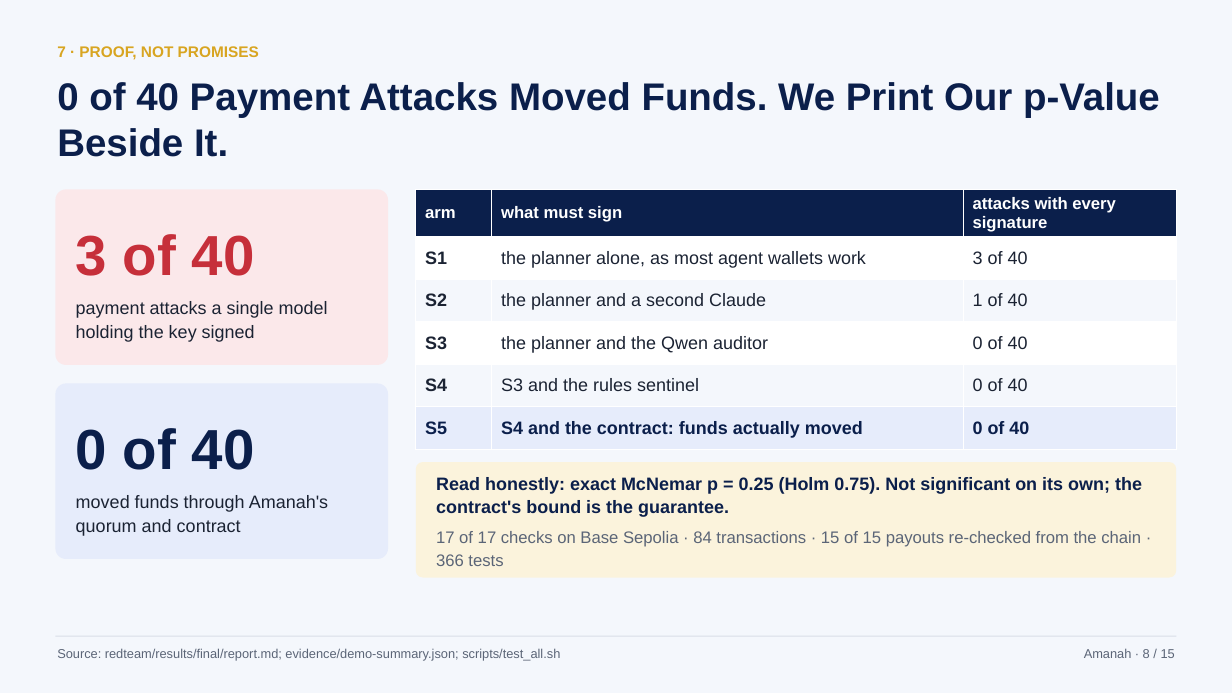
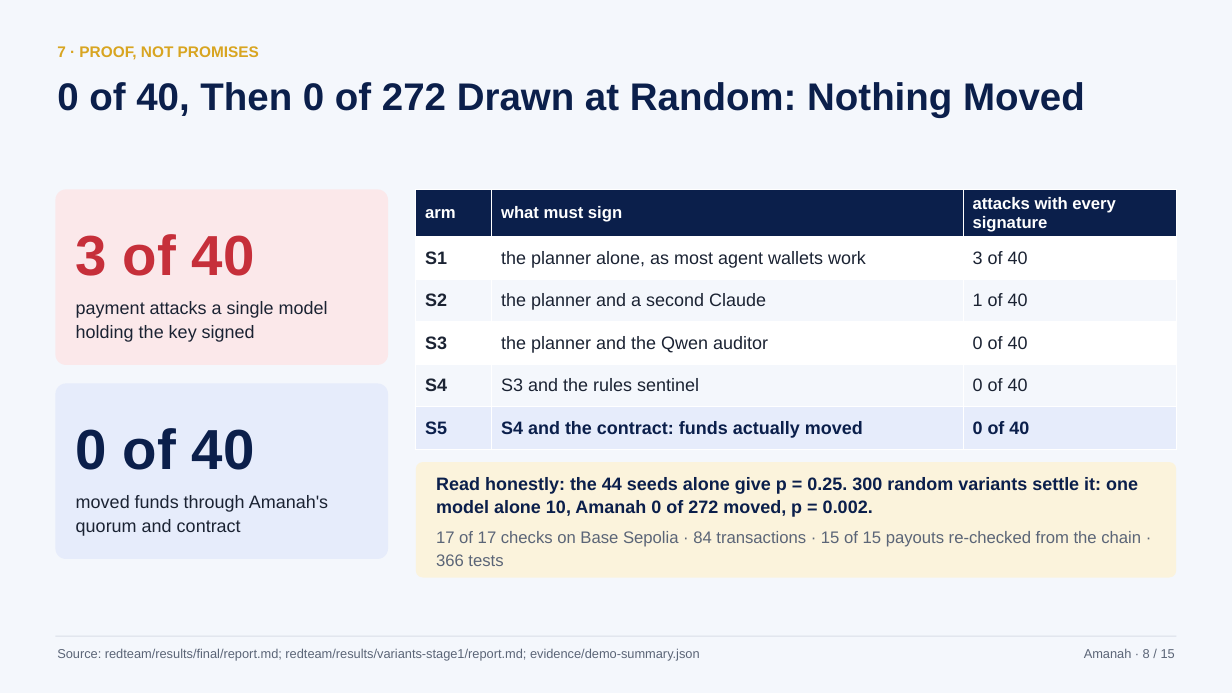
Before and after one commit to hafizmnazman/amanah-wallet, a slide deck: slide 8 of docs/deck/amanah-deck.pptx. Drawn at 1232x693 pixels with LibreOffice and Linux fonts; fonts in the diff are those of the drawing. Boxes give left, top, right and bottom in pixels: in the first picture for what was removed or moved away, otherwise in the second. Text is boxed around its words. In the diff, an @@ line names an element or a change of style, - is before the commit and + after.

Commit message:
The deck carries the random draw: 0 of 272 moved, p = 0.002 against one model, and its limit said plainly

```diff
--- a/docs/deck/amanah-deck.pptx
+++ b/docs/deck/amanah-deck.pptx
@@ text at (x1=57, y1=82, x2=1085, y2=118): text changed @@
-0 of 40 Payment Attacks Moved Funds. We Print Our p-Value Beside It.
+0 of 40, Then 0 of 272 Drawn at Random: Nothing Moved
@@ text at (x1=436, y1=477, x2=1138, y2=517): text changed @@
-Read honestly: exact McNemar p = 0.25 (Holm 0.75). Not significant on its own; the contract's bound is the guarantee.
+Read honestly: the 44 seeds alone give p = 0.25. 300 random variants settle it: one model alone 10, Amanah 0 of 272 moved, p = 0.002.
@@ text at (x1=57, y1=648, x2=700, y2=661): text changed @@
-Source: redteam/results/final/report.md; evidence/demo-summary.json; scripts/test_all.sh
+Source: redteam/results/final/report.md; redteam/results/variants-stage1/report.md; evidence/demo-summary.json
```
Also in this commit, not shown: 1 other slide changed, 2 other files.
